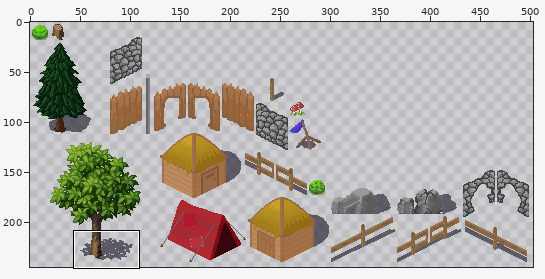
One commit to this sprite sheet: assets/packs/objects.png. Above: a wide view before the commit, with the close-up outlined.
Close-up. First the earlier version:
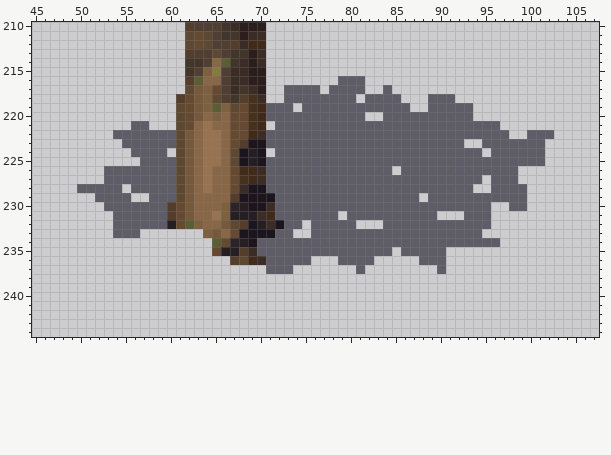
The file is 512x256 pixels. Colours within 5 levels of each other are drawn and written as one. Shown: x 45..107, y 210..244. The wide view leaves out empty margins.
The same view after the edit:
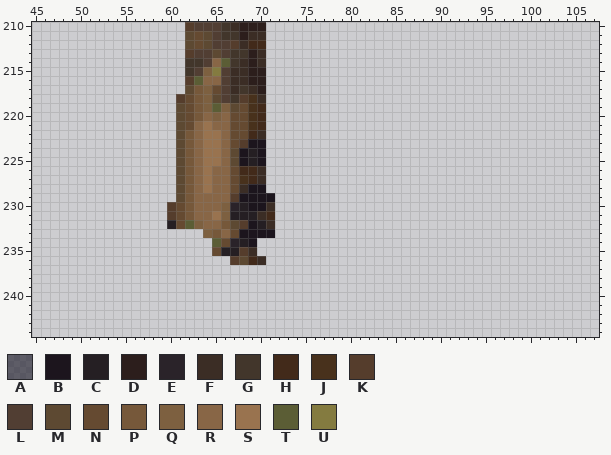
Palette (. is transparent): A #110f1e96  B #1c151d  C #251f23  D #2c1e1c  E #2a2329  F #3b2d25  G #42362b  H #422a1a  J #48311c  K #553d2c  L #513e33  M #5d4932  N #654a31  P #76583a  Q #7d6040  R #886646  S #99734f  T #5b5d35  U #847b40
Changes in this commit:
Changed rows in their new state; - is an unchanged pixel.
first column x 50:
216 -----------------------------...---------------------
217 -----------------------....-....--.------------------
218 -----------------------........-....---...-----------
219 ---------------------...-............--.....---------
220 ---------------------...........--..........---------
221 ------..--------------.........................------
222 ----.......----------...........................--...
223 -----......----------......................--.......-
224 ------....------------.......................-......-
225 -------....----------...............................-
226 ---........----------..............-.............----
227 ---........----------........................-...----
228 .....-.....----------.......................--....---
229 --....--...-----------................-...........---
230 ---.......------------........................--..---
231 ----......------------.......-..........---...-------
232 ----......------------...-.....---............-------
233 ----...---------------..--...................--------
234 --------------------...........................------
235 --------------------...............-.....------------
236 ---------------------.....---....-----...------------
237 ---------------------...-------.--------.------------
Changed places in both close-ups, as pixel boxes (x1, y1, x2, y2):
erased: (257, 76, 554, 274)
erased: (77, 121, 176, 238)
